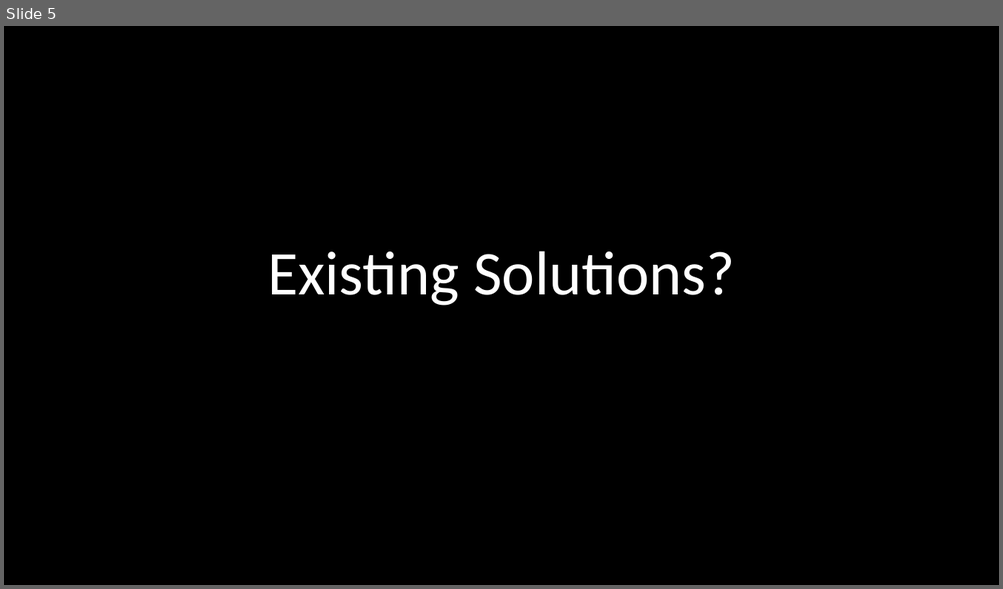
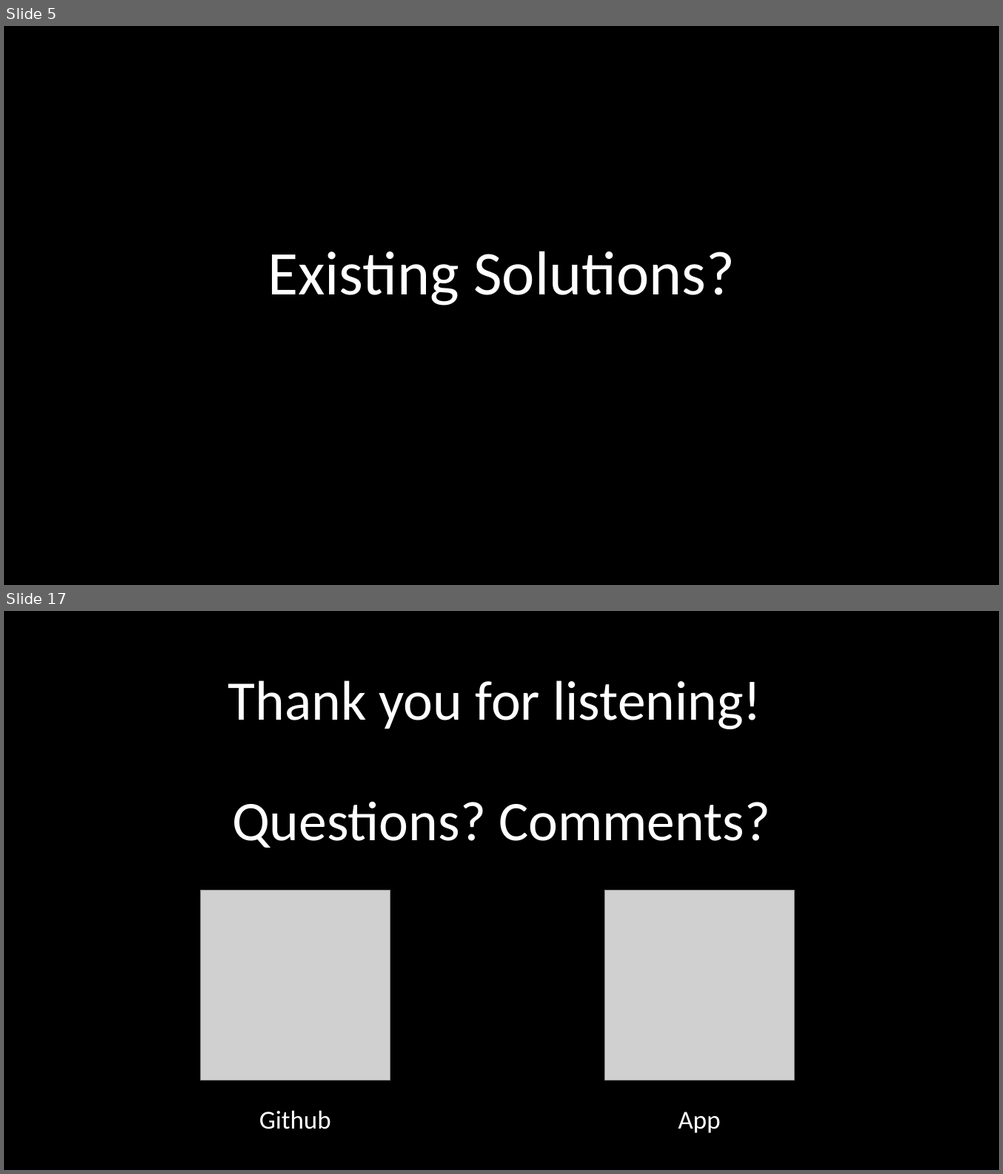
Before and after one commit to DH2018-FindC/FindC, a slide deck: Presentation.pptx. Shown one above the other, each under a label of ours: slide 5 before the commit, slides 5 and 17 after it; the slides between them are not shown. The pictures are 1003x589 and 1003x1174 pixels, drawn with LibreOffice and Linux fonts; fonts in the diff are those of the drawing; grey boxes stand for pictures; background and template pictures are left out. Boxes give left, top, right and bottom in pixels: in the first picture for what was removed or moved away, otherwise in the second. Text is boxed around its words. In the diff, an @@ line names an element or a change of style, - is before the commit and + after.

```diff
--- a/Presentation.pptx
+++ b/Presentation.pptx
@@ slide 17 added at box(4, 611, 999, 1170), background #000000 @@
@@ title added at box(228, 681, 770, 848), 54 pt, text #FFFFFF @@
+Thank you for listening!
+Questions? Comments?
@@ picture added at box(201, 891, 390, 1080) @@
@@ picture added at box(605, 891, 794, 1080) @@
@@ text added at box(259, 1111, 331, 1130), 25 pt, text #FFFFFF @@
+Github
@@ text added at box(678, 1112, 720, 1133), 25 pt, text #FFFFFF @@
+App
```
Also in this commit, not shown: 1 slide changed, 10 other slides added, 1 slide removed, 1 other file.
